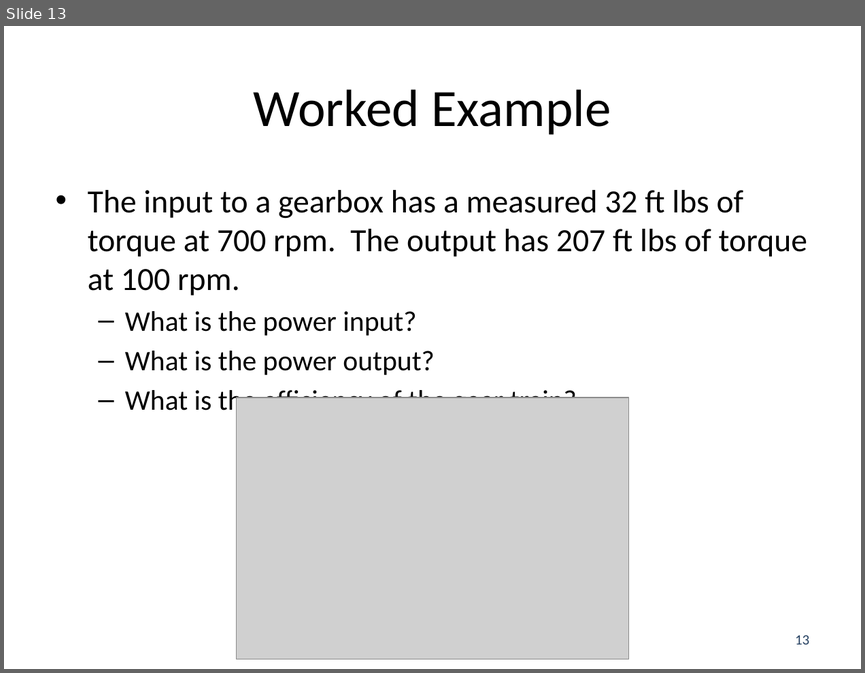
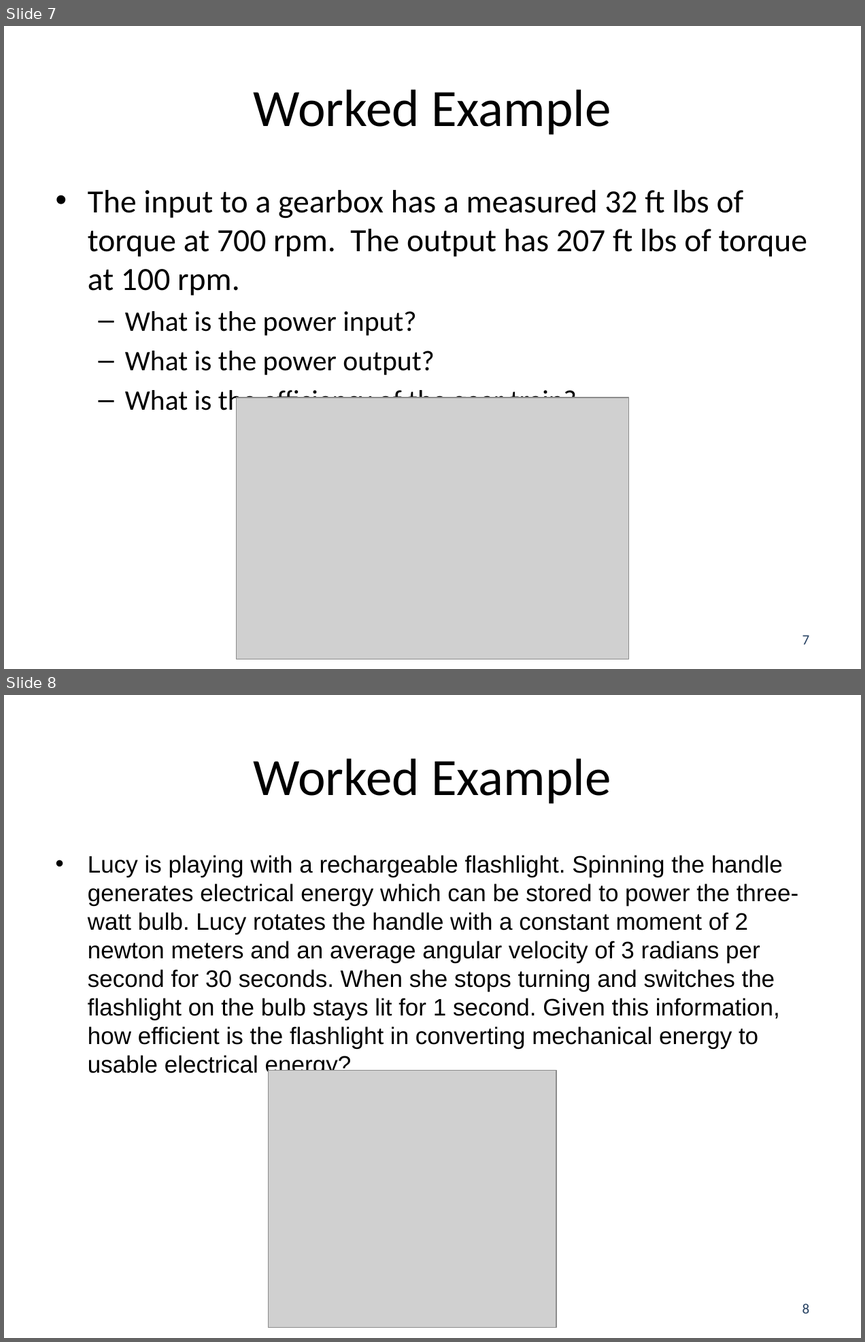
Before and after one commit to JacobMoore/mechanics_textbook, a slide deck: Lecture Slides/VideoLectureSlides/14.4.pptx. Shown one above the other, each under a label of ours: slide 13 before the commit, slides 7 and 8 after it. The pictures are 865x673 and 865x1342 pixels, drawn with LibreOffice and Linux fonts; fonts in the diff are those of the drawing; grey boxes stand for pictures. Boxes give left, top, right and bottom in pixels: in the first picture for what was removed or moved away, otherwise in the second. Text is boxed around its words. In the diff, an @@ line names an element or a change of style, - is before the commit and + after.

Commit message:
7.1 and 7.2 worked example
Fixed typos and added 5 worked example videos

```diff
--- a/Lecture Slides/VideoLectureSlides/14.4.pptx
+++ b/Lecture Slides/VideoLectureSlides/14.4.pptx
@@ slide 8 added at box(4, 695, 861, 1338), background #FFFFFF @@
@@ title added at box(254, 758, 611, 804), 44 pt, text #000000 @@
+Worked Example
@@ text added at box(88, 855, 798, 1077), 20 pt, text #000000 @@
+• Lucy is playing with a rechargeable flashlight. Spinning the handle generates electrical energy which can be stored to power the three-watt bulb. Lucy rotates the handle with a constant moment of 2 newton meters and an average angular velocity of 3 radians per second for 30 seconds. When she stops turning and switches the flashlight on the bulb stays lit for 1 second. Given this information, how efficient is the flashlight in converting mechanical energy to usable electrical energy?
@@ picture added at box(268, 1070, 555, 1327) @@
@@ page number added at box(802, 1303, 810, 1313), 12 pt, text #254061 @@
+8
@@ what was slide 13 is now slide 7 @@
@@ page number at box(802, 635, 810, 644): text changed @@
-13
+7
```
Also in this commit, not shown: 1 slide changed, 5 other slides added, 11 slides removed, 37 other files.
